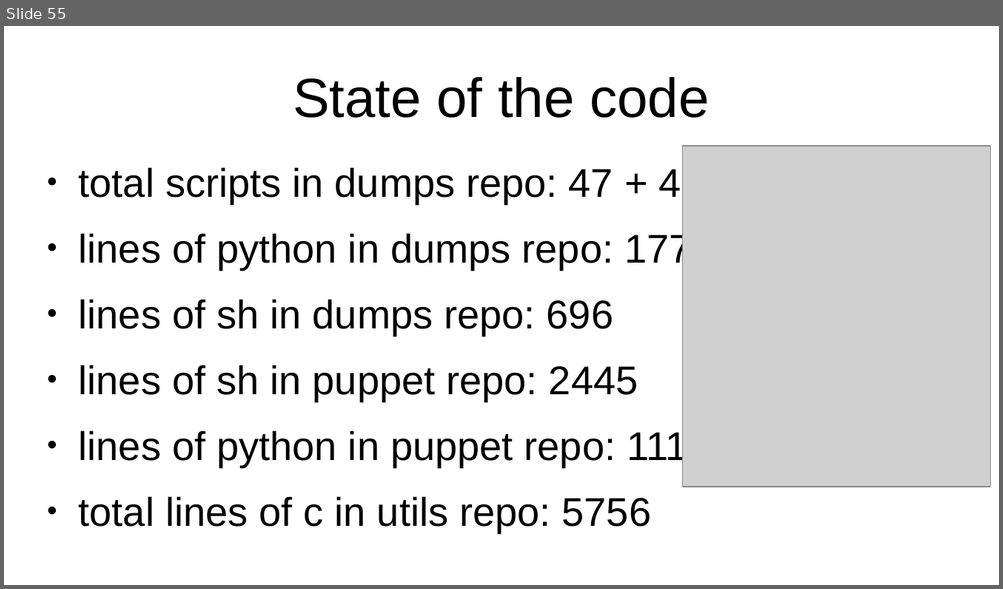
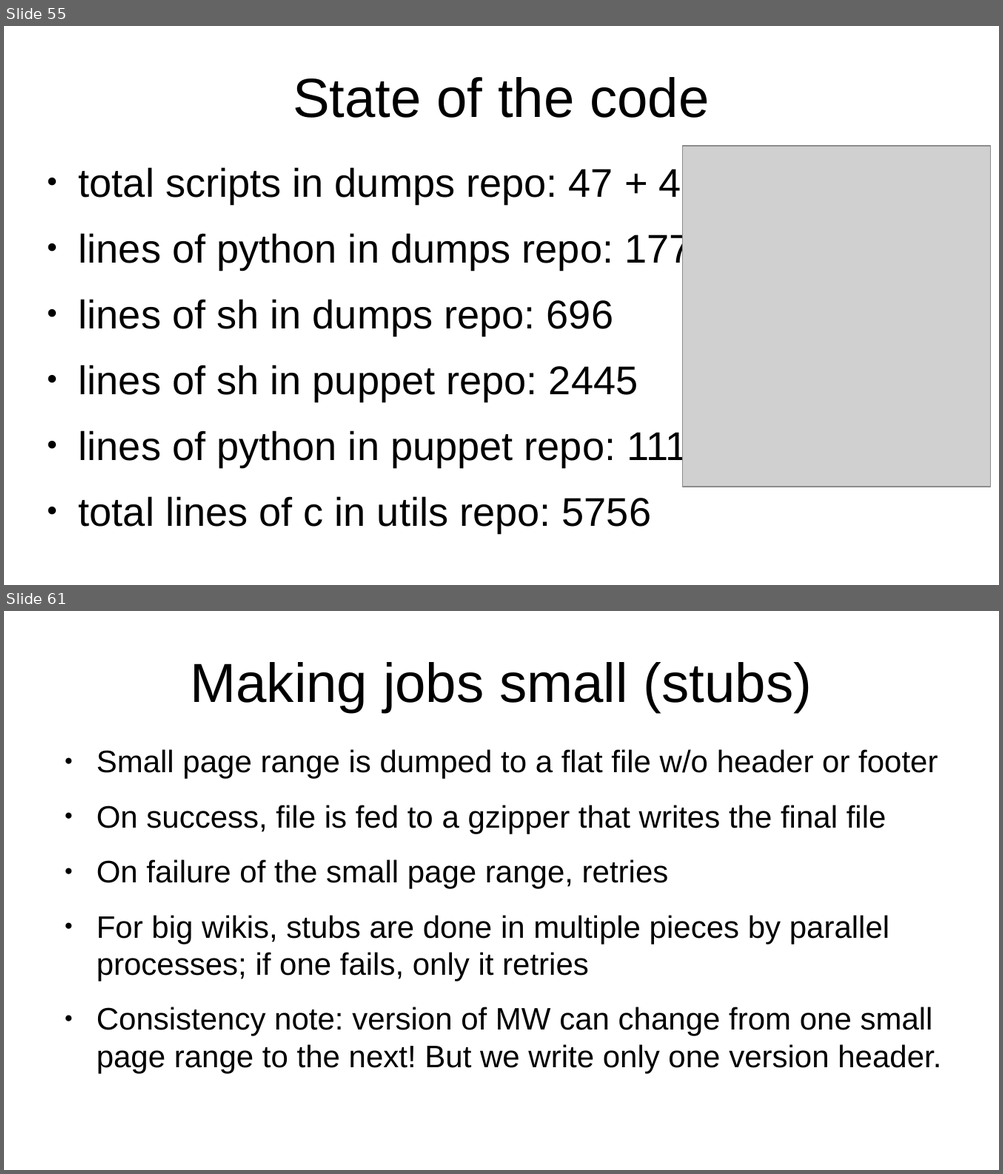
Before and after one commit to apergos/wikitalks, a slide deck: dumps-9-years-compressed.odp. Shown one above the other, each under a label of ours: slide 55 before the commit, slides 55 and 61 after it; the slides between them are not shown. The pictures are 1003x589 and 1003x1174 pixels, drawn with LibreOffice and Linux fonts; fonts in the diff are those of the drawing; grey boxes stand for pictures. Boxes give left, top, right and bottom in pixels: in the first picture for what was removed or moved away, otherwise in the second. Text is boxed around its words. In the diff, an @@ line names an element or a change of style, - is before the commit and + after.

```diff
--- a/dumps-9-years-compressed.odp
+++ b/dumps-9-years-compressed.odp
@@ slide 61 added at [4,611,999,1170], background #FFFFFF @@
@@ title added at [190,662,812,712], 44 pt, text #000000 @@
+Making jobs small (stubs)
@@ text added at [96,749,941,1073], 24.8 pt, text #000000 @@
+● Small page range is dumped to a flat file w/o header or footer
+● On success, file is fed to a gzipper that writes the final file
+● On failure of the small page range, retries
+● For big wikis, stubs are done in multiple pieces by parallel processes; if one fails, only it retries
+● Consistency note: version of MW can change from one small page range to the next! But we write only one version header.
```
Also in this commit, not shown: 11 slides changed, 12 other slides added.
